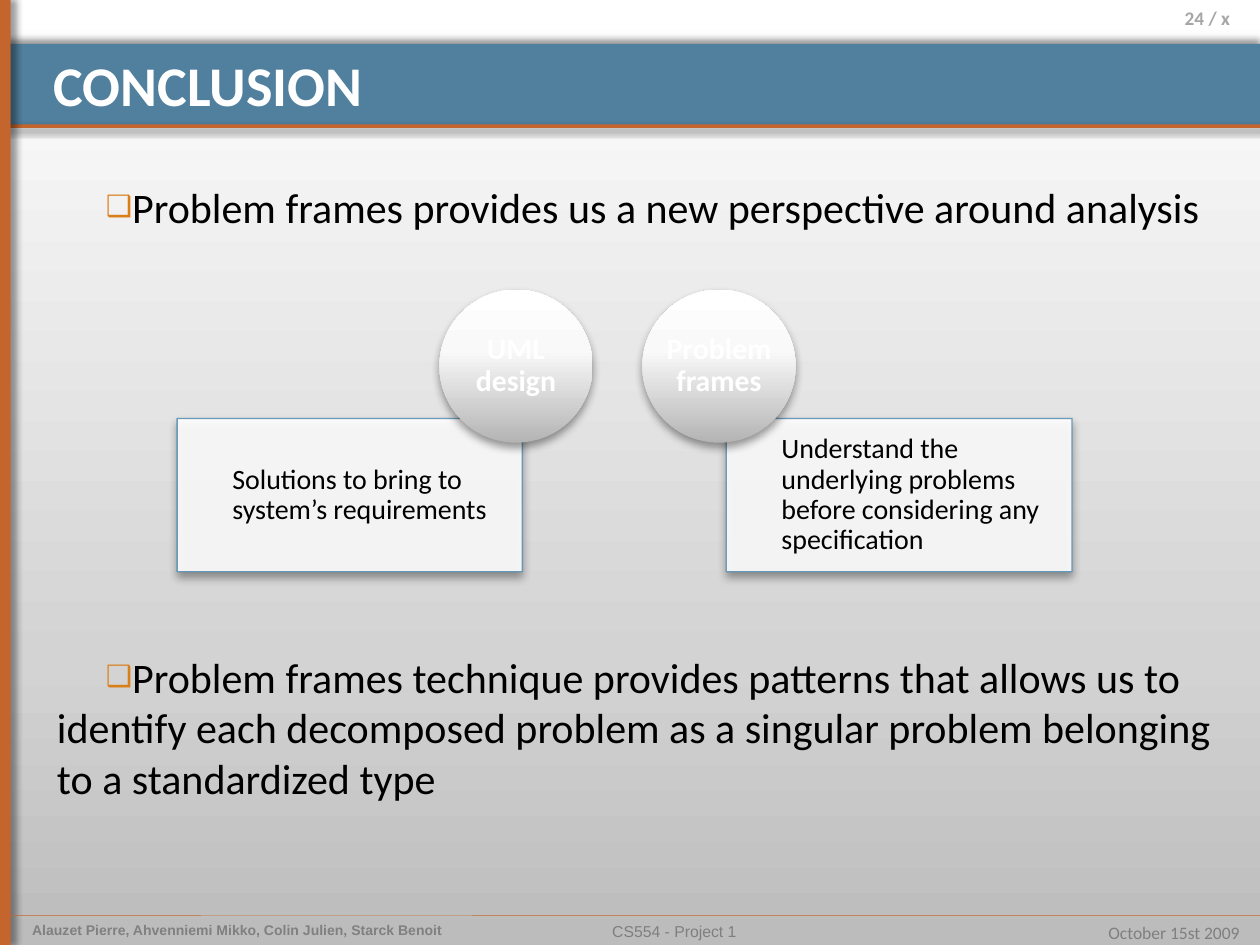
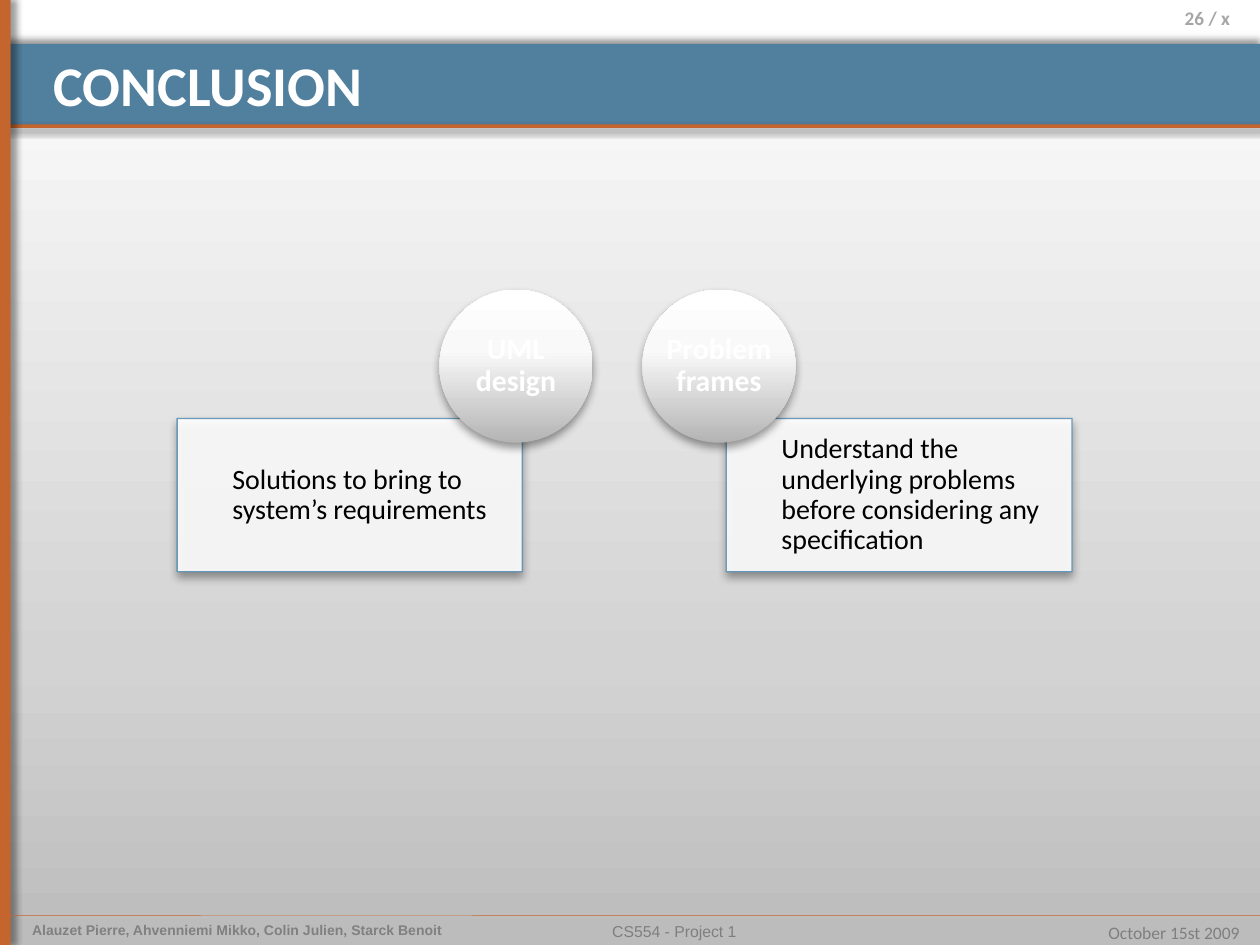
Before and after one commit to pierrealauzet/euroteam, a slide deck: slide 26 of Project 1/Part Final/CS554_EuroTeam_Project1.pptx (slide 24 before the commit). Drawn at 1260x945 pixels with LibreOffice and Linux fonts; fonts in the diff are those of the drawing. Boxes give left, top, right and bottom in pixels: in the first picture for what was removed or moved away, otherwise in the second. Text is boxed around its words. In the diff, an @@ line names an element or a change of style, - is before the commit and + after.

```diff
--- a/Project 1/Part Final/CS554_EuroTeam_Project1.pptx
+++ b/Project 1/Part Final/CS554_EuroTeam_Project1.pptx
@@ page number at box(1185, 12, 1230, 25): text changed @@
-24 / x
+26 / x
@@ text removed at box(57, 194, 1210, 801) @@
-❑ Problem frames provides us a new perspective around analysis
-❑ Problem frames technique provides patterns that allows us to identify each decomposed problem as a singular problem belonging to a standardized type
```
Also in this commit, not shown: 6 other slides changed, 3 slides added, 1 slide removed.
